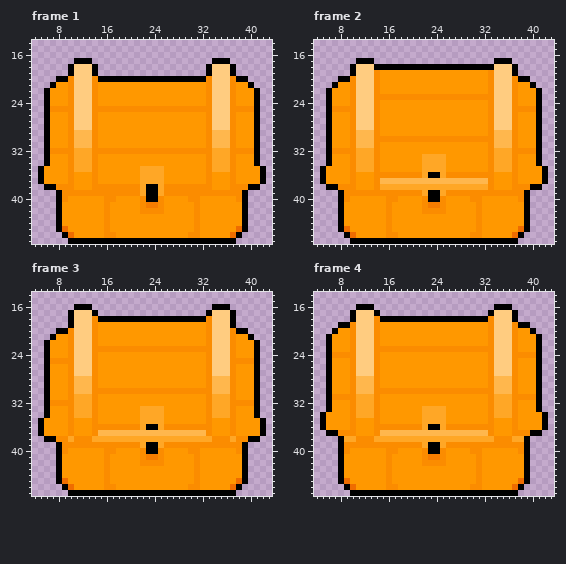
Edited in one commit: pixel-art file (Assets/Arts/Item/Stuff/Chest.aseprite). Above, as it was before the edit.
48x48 pixels, 4 frames. Shown: frame 1: x 4..43, y 14..47; frame 2: x 4..43, y 14..47; frame 3: x 4..43, y 14..47; frame 4: x 4..43, y 14..47.
Once edited:
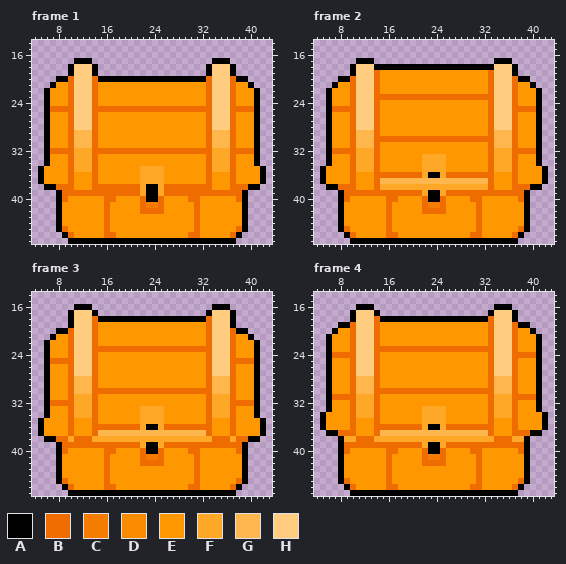
Palette (. is transparent): A #000000  B #ef6c00  C #f57c00  D #fb8c00  E #ff9800  F #ffa726  G #ffb74d  H #ffcc80
Diff:
Frame 1, layer "Flattened":
y 20..24: x 10 D -> B; x 14 D -> B; x 33 D -> B; x 37 D -> B
y 25: x 7..10 DDDD -> BBBB; x 14..33 DDDDDDDDDDDDDDDDDDDD -> BBBBBBBBBBBBBBBBBBBB; x 37..40 DDDD -> BBBB
y 26..31: x 10 D -> B; x 14 D -> B; x 33 D -> B; x 37 D -> B
y 32: x 7..10 DDDD -> BBBB; x 14..33 DDDDDDDDDDDDDDDDDDDD -> BBBBBBBBBBBBBBBBBBBB; x 37..40 DDDD -> BBBB
y 33..37: x 10 D -> B; x 14 D -> B; x 33 D -> B; x 37 D -> B
y 38: x 8..10 DDD -> BBB; x 14..21 DDDDDDDD -> BBBBBBBB; x 26..33 DDDDDDDD -> BBBBBBBB; x 37..39 DDD -> BBB
y 39: x 9..21 DDDDDDDDDDDDD -> BBBBBBBBBBBBB; x 26..38 DDDDDDDDDDDDD -> BBBBBBBBBBBBB
y 40: x 9 D -> B; x 16..17 DD -> BB; x 22 D -> B; x 25 D -> B; x 30..31 DD -> BB; x 38 D -> B
y 41: x 16 D -> B; x 22 D -> B; x 25 D -> B; x 31 D -> B
y 42: x 16 D -> B; x 22..25 DDDD -> BBBB; x 31 D -> B
y 43..45: x 16 D -> B; x 31 D -> B
y 46: x 16..17 DD -> BB; x 30..31 DD -> BB
Frame 2, layer "Flattened":
y 19: x 14 D -> B; x 33 D -> B
y 20..22: x 10 D -> B; x 14 D -> B; x 33 D -> B; x 37 D -> B
y 23: x 10 D -> B; x 14..33 DDDDDDDDDDDDDDDDDDDD -> BBBBBBBBBBBBBBBBBBBB; x 37 D -> B
y 24: x 10 D -> B; x 14 D -> B; x 33 D -> B; x 37 D -> B
y 25: x 7..10 DDDD -> BBBB; x 14 D -> B; x 33 D -> B; x 37..40 DDDD -> BBBB
y 26..29: x 10 D -> B; x 14 D -> B; x 33 D -> B; x 37 D -> B
y 30: x 10 D -> B; x 14..33 DDDDDDDDDDDDDDDDDDDD -> BBBBBBBBBBBBBBBBBBBB; x 37 D -> B
y 31: x 10 D -> B; x 14 D -> B; x 33 D -> B; x 37 D -> B
y 32: x 7..10 DDDD -> BBBB; x 14 D -> B; x 33 D -> B; x 37..40 DDDD -> BBBB
y 33..35: x 10 D -> B; x 14 D -> B; x 33 D -> B; x 37 D -> B
y 36: x 10 D -> B; x 14..21 DDDDDDDD -> BBBBBBBB; x 26..33 DDDDDDDD -> BBBBBBBB; x 37 D -> B
y 37: x 10 D -> B; x 14 D -> B; x 33 D -> B; x 37 D -> B
y 38: x 8..10 DDD -> BBB; x 14 D -> B; x 33 D -> B; x 37..39 DDD -> BBB
y 39: x 9..21 DDDDDDDDDDDDD -> BBBBBBBBBBBBB; x 26..38 DDDDDDDDDDDDD -> BBBBBBBBBBBBB
y 40: x 9 D -> B; x 16..17 DD -> BB; x 22 D -> B; x 25 D -> B; x 30..31 DD -> BB; x 38 D -> B
y 41: x 16 D -> B; x 22 D -> B; x 25 D -> B; x 31 D -> B
y 42: x 16 D -> B; x 22..25 DDDD -> BBBB; x 31 D -> B
y 43..45: x 16 D -> B; x 31 D -> B
y 46: x 16..17 DD -> BB; x 30..31 DD -> BB
Frame 3, layer "Flattened":
y 18..19: x 14 D -> B; x 33 D -> B
y 20..22: x 10 D -> B; x 14 D -> B; x 33 D -> B; x 37 D -> B
y 23: x 10 D -> B; x 14..33 DDDDDDDDDDDDDDDDDDDD -> BBBBBBBBBBBBBBBBBBBB; x 37 D -> B
y 24: x 10 D -> B; x 14 D -> B; x 33 D -> B; x 37 D -> B
y 25: x 7..10 DDDD -> BBBB; x 14 D -> B; x 33 D -> B; x 37..40 DDDD -> BBBB
y 26..29: x 10 D -> B; x 14 D -> B; x 33 D -> B; x 37 D -> B
y 30: x 10 D -> B; x 14..33 DDDDDDDDDDDDDDDDDDDD -> BBBBBBBBBBBBBBBBBBBB; x 37 D -> B
y 31: x 10 D -> B; x 14 D -> B; x 33 D -> B; x 37 D -> B
y 32: x 7..10 DDDD -> BBBB; x 14 D -> B; x 33 D -> B; x 37..40 DDDD -> BBBB
y 33..35: x 10 D -> B; x 14 D -> B; x 33 D -> B; x 37 D -> B
y 36: x 10 D -> B; x 14..21 DDDDDDDD -> BBBBBBBB; x 26..33 DDDDDDDD -> BBBBBBBB; x 37 D -> B
y 37: x 10 D -> B; x 14 D -> B; x 33 D -> B; x 37 D -> B
y 38: x 8..9 DD -> BB; x 11..13 DDD -> BBB; x 34..36 DDD -> BBB; x 38..39 DD -> BB
y 39: x 9..21 DDDDDDDDDDDDD -> BBBBBBBBBBBBB; x 26..38 DDDDDDDDDDDDD -> BBBBBBBBBBBBB
y 40: x 9 D -> B; x 16..17 DD -> BB; x 22 D -> B; x 25 D -> B; x 30..31 DD -> BB; x 38 D -> B
y 41: x 16 D -> B; x 22 D -> B; x 25 D -> B; x 31 D -> B
y 42: x 16 D -> B; x 22..25 DDDD -> BBBB; x 31 D -> B
y 43..45: x 16 D -> B; x 31 D -> B
y 46: x 16..17 DD -> BB; x 30..31 DD -> BB
Frame 4, layer "Flattened":
y 18: x 14 D -> B; x 33 D -> B
y 19..22: x 10 D -> B; x 14 D -> B; x 33 D -> B; x 37 D -> B
y 23: x 10 D -> B; x 14..33 DDDDDDDDDDDDDDDDDDDD -> BBBBBBBBBBBBBBBBBBBB; x 37 D -> B
y 24: x 7..10 DDDD -> BBBB; x 14 D -> B; x 33 D -> B; x 37..40 DDDD -> BBBB
y 25..29: x 10 D -> B; x 14 D -> B; x 33 D -> B; x 37 D -> B
y 30: x 10 D -> B; x 14..33 DDDDDDDDDDDDDDDDDDDD -> BBBBBBBBBBBBBBBBBBBB; x 37 D -> B
y 31: x 7..10 DDDD -> BBBB; x 14 D -> B; x 33 D -> B; x 37..40 DDDD -> BBBB
y 32..35: x 10 D -> B; x 14 D -> B; x 33 D -> B; x 37 D -> B
y 36: x 10 D -> B; x 14..21 DDDDDDDD -> BBBBBBBB; x 26..33 DDDDDDDD -> BBBBBBBB; x 37 D -> B
y 37: x 8..10 DDD -> BBB; x 14 D -> B; x 33 D -> B; x 37..39 DDD -> BBB
y 38: x 11..13 DDD -> BBB; x 34..36 DDD -> BBB
y 39: x 9..21 DDDDDDDDDDDDD -> BBBBBBBBBBBBB; x 26..38 DDDDDDDDDDDDD -> BBBBBBBBBBBBB
y 40: x 9 D -> B; x 16..17 DD -> BB; x 22 D -> B; x 25 D -> B; x 30..31 DD -> BB; x 38 D -> B
y 41: x 16 D -> B; x 22 D -> B; x 25 D -> B; x 31 D -> B
y 42: x 16 D -> B; x 22..25 DDDD -> BBBB; x 31 D -> B
y 43..45: x 16 D -> B; x 31 D -> B
y 46: x 16..17 DD -> BB; x 30..31 DD -> BB
Changed places in both pictures, as pixel boxes (x1, y1, x2, y2):
changed: (50, 76, 254, 238)
changed: (332, 70, 536, 238)
changed: (50, 316, 254, 490)
changed: (332, 316, 536, 490)
